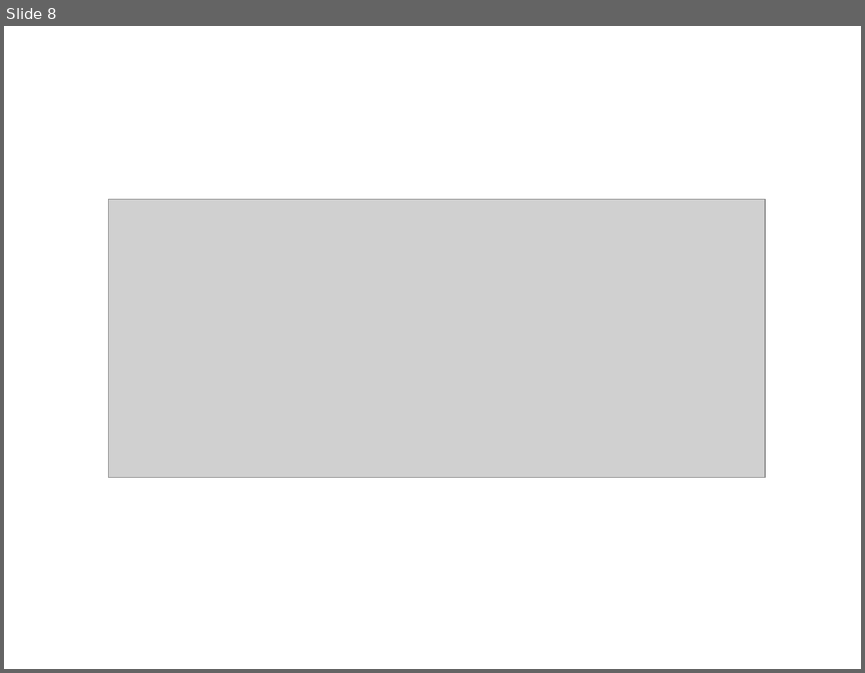
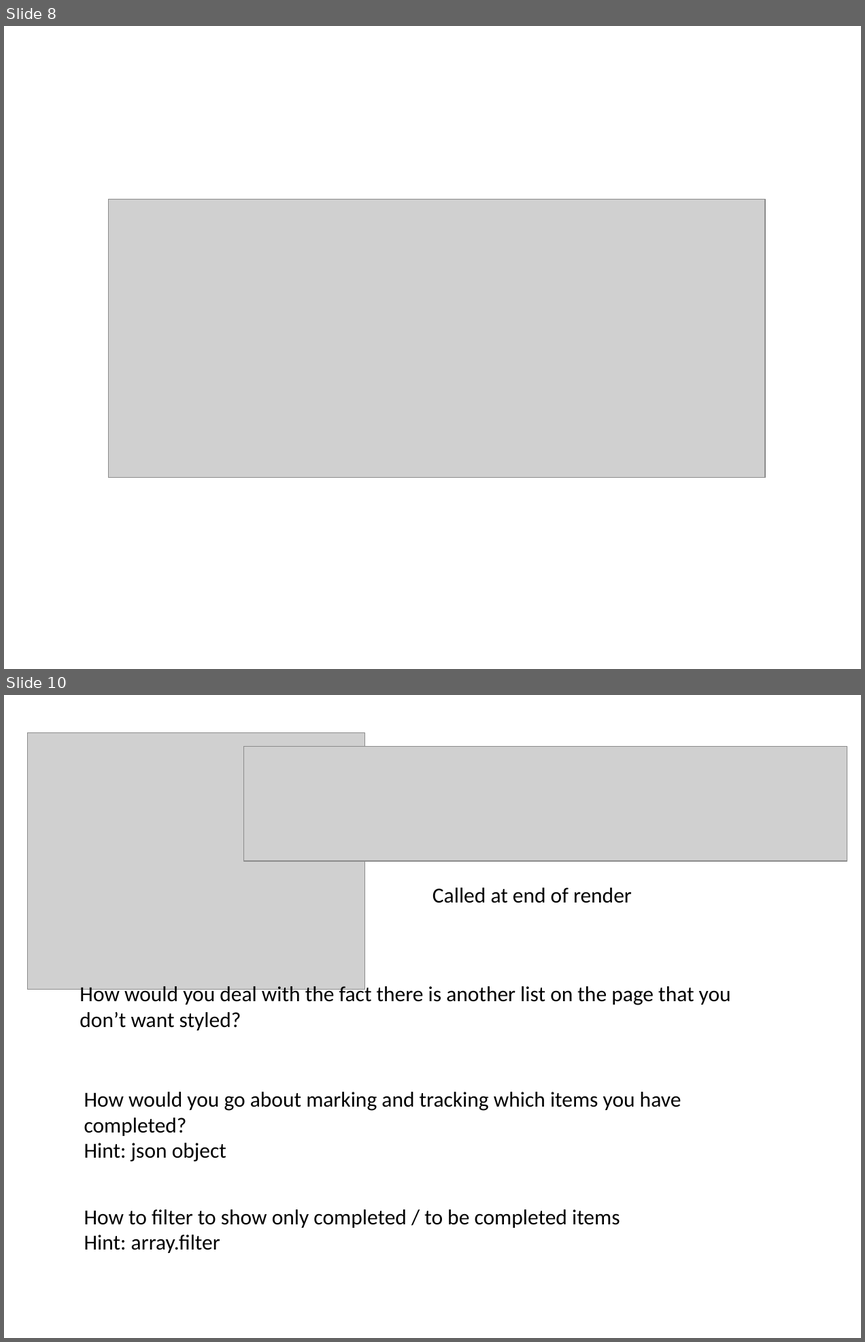
Before and after one commit to Knean/ibatadvweb, a slide deck: febmay2019/week4-jq/week4notes.pptx. Shown one above the other, each under a label of ours: slide 8 before the commit, slides 8 and 10 after it; the slides between them are not shown. The pictures are 865x673 and 865x1342 pixels, drawn with LibreOffice and Linux fonts; fonts in the diff are those of the drawing; grey boxes stand for pictures. Boxes give left, top, right and bottom in pixels: in the first picture for what was removed or moved away, otherwise in the second. Text is boxed around its words. In the diff, an @@ line names an element or a change of style, - is before the commit and + after.

```diff
--- a/febmay2019/week4-jq/week4notes.pptx
+++ b/febmay2019/week4-jq/week4notes.pptx
@@ slide 10 added at box(4, 695, 861, 1338), background #FFFFFF @@
@@ picture added at box(28, 732, 366, 989) @@
@@ picture added at box(244, 747, 847, 861) @@
@@ text added at box(432, 887, 632, 903), 18 pt, text #000000 @@
+Called at end of render
@@ text added at box(79, 983, 731, 1030), 18 pt, text #000000 @@
+How would you deal with the fact there is another list on the page that you don’t want styled?
@@ text added at box(84, 1091, 681, 1161), 18 pt, text #000000 @@
+How would you go about marking and tracking which items you have completed?
+Hint: json object
@@ text added at box(84, 1209, 620, 1253), 18 pt, text #000000 @@
+How to filter to show only completed / to be completed items
+Hint: array.filter
```
Also in this commit, not shown: 1 other slide added, 2 other files.
